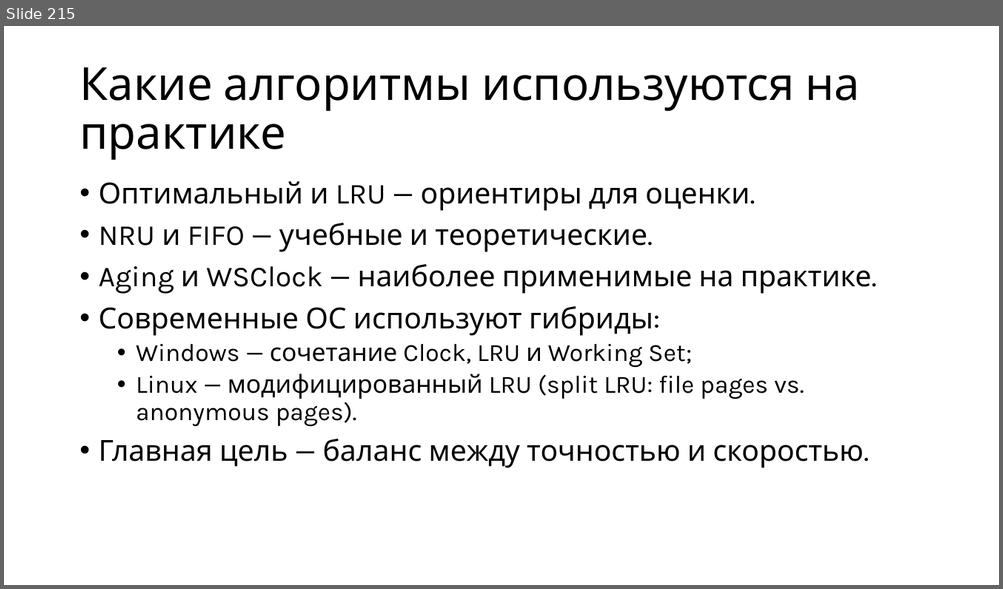
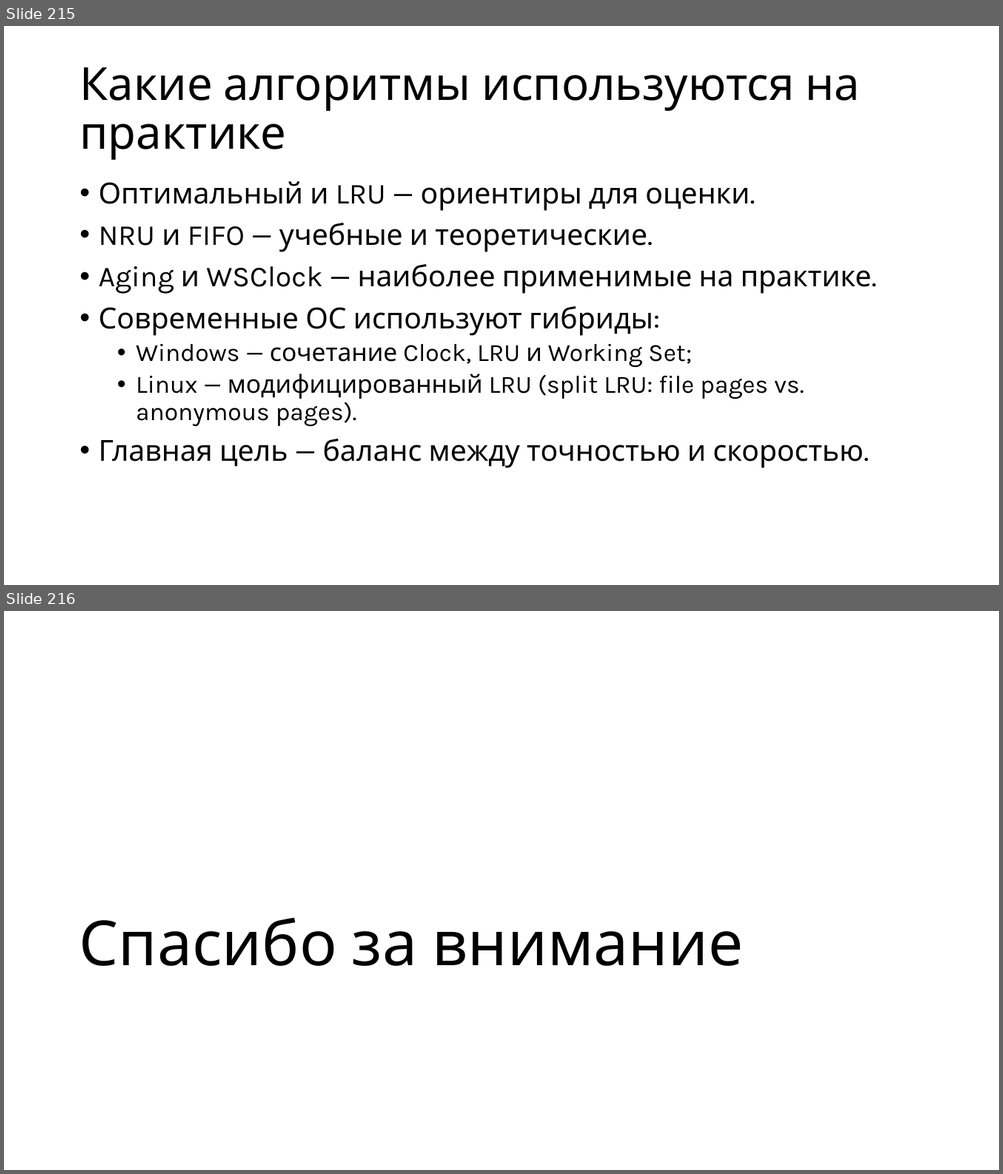
Before and after one commit to alexey-malov/os-course, a slide deck: lectures/07/Управление памятью.pptx. Shown one above the other, each under a label of ours: slide 215 before the commit, slides 215 and 216 after it. The pictures are 1003x589 and 1003x1174 pixels, drawn with LibreOffice and Linux fonts; fonts in the diff are those of the drawing. Boxes give left, top, right and bottom in pixels: in the first picture for what was removed or moved away, otherwise in the second. Text is boxed around its words. In the diff, an @@ line names an element or a change of style, - is before the commit and + after.

Commit message:
Обновил лекцию "Управление памятью.pptx"

```diff
--- a/lectures/07/Управление памятью.pptx
+++ b/lectures/07/Управление памятью.pptx
@@ slide 216 added at (4, 611, 999, 1170), background #FFFFFF @@
@@ title added at (79, 917, 743, 966), 60 pt, text #000000 @@
+Спасибо за внимание
```
